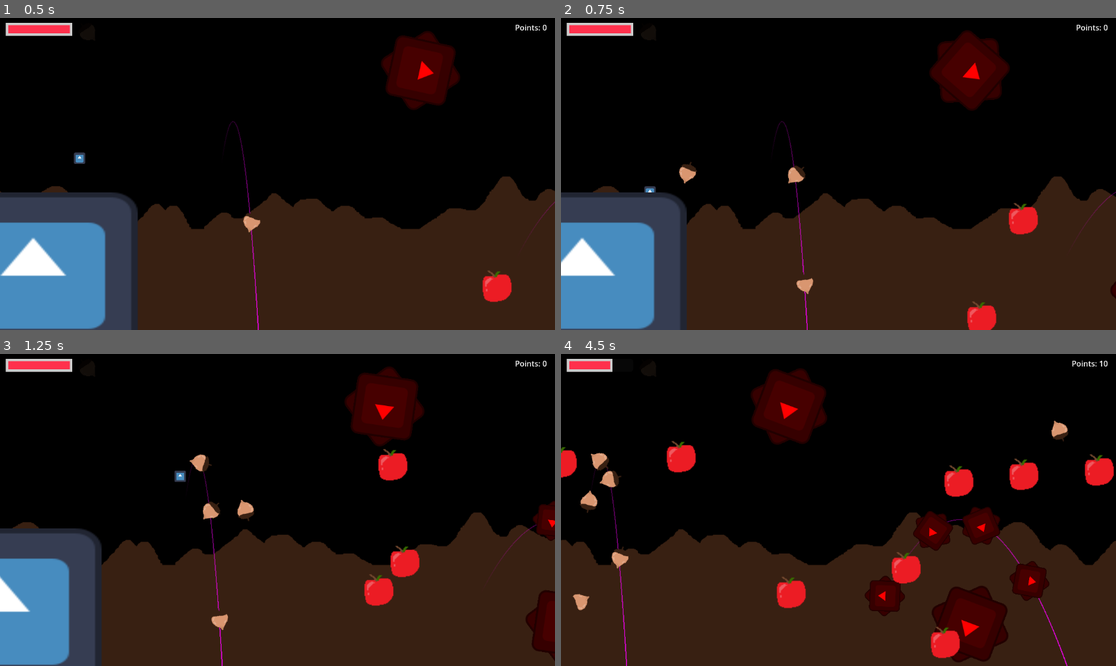
Above: before the commit, frames 1-4 (two rows, left to right).
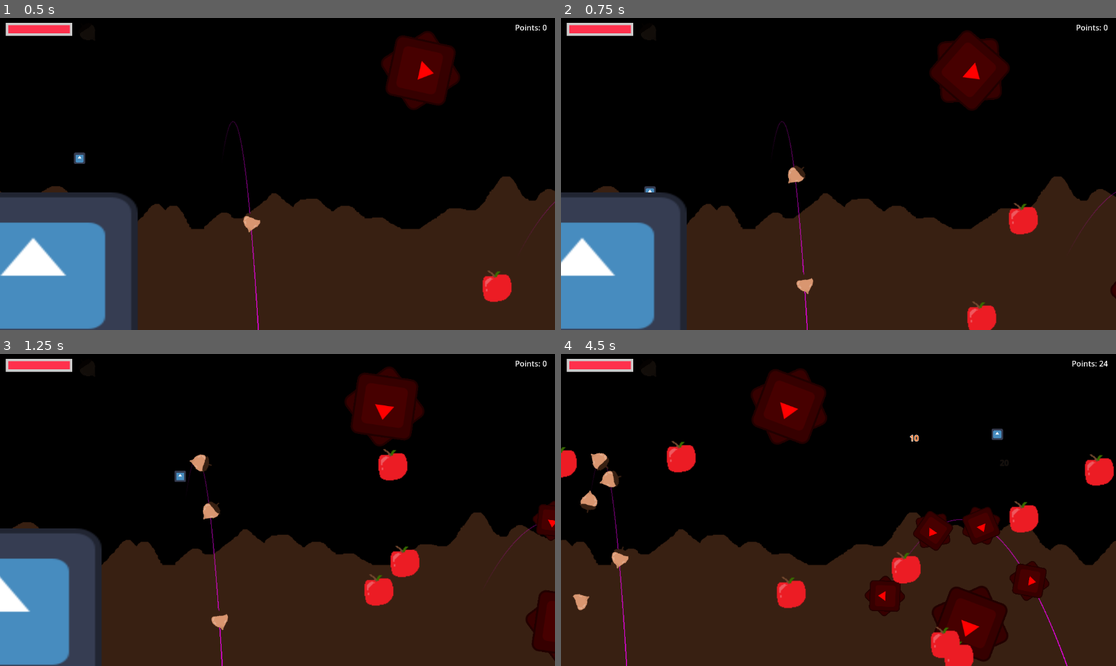
Above: after the commit, the same moments.

Repository: Kurooco/HonorsProject
Game: Godot game, scene res://globals/level_handler.tscn
Same seed, same stepped clock (60 frames per second), same inputs: the game is played once before the commit and once after it. The engine's default icon, where the game draws it, is replaced by a stand-in: a white triangle on a blue panel in a dark square.
Inputs:
- Up to frame 1 (0.5 s): no input
- Up to frame 2 (0.75 s): hold Right (right) from 0.53 s (still down); hold Space (shoot) from 0.53 s (still down)
- Up to frame 3 (1.25 s): keep holding Right (right); keep holding Space (shoot); tap Up (jump) at 0.77 s
- Up to frame 4 (4.5 s): release Space (shoot) at 1.28 s; tap Down (dive) at 1.35 s; tap Up (jump) at 1.52, 3.02, 3.77 s; tap Space (shoot) at 1.55, 2.85, 3.8, 4.35 s; release Right (right) at 2.03 s; hold Left (left) 2.03-2.78 s; hold Space (shoot) 2.03-2.78 s; hold Right (right) 2.78-4.28 s; hold Down (dive) 3.53-4.28 s; hold Left (left) from 4.28 s (still down)

Frame 1 is identical in both runs. In frame 2, 0.1% of the frame differs, in the area x 21-25%, y 46-54%; in frame 3, 0.1%; in frame 4, 2.0%, in the area x 8-99%, y 1-100%.

Commit message:
adjusted enemies and removed acorn weight

Diff:
--- a/scenes/components/death_handler.gd
+++ b/scenes/components/death_handler.gd
@@ -2,6 +2,8 @@
 
 @export var scene_root : Node
 @export var health_component : HealthComponent
+@export var point_awarder : Node
+@export var point_worth : int
 
 # Called when the node enters the scene tree for the first time.
 func _ready():
@@ -10,3 +12,5 @@
 
 func die():
 	scene_root.queue_free()
+	if(is_instance_valid(point_awarder)):
+		point_awarder.award_points(point_worth)
--- a/scenes/level_objects/hazards/enemy.gd
+++ b/scenes/level_objects/hazards/enemy.gd
@@ -1,8 +1,8 @@
 extends CharacterBody2D
 
 
-const SPEED = 45.0
-const ATTACK_SPEED = 25
+const SPEED = 25.0
+const ATTACK_SPEED = 15
 const MAX_JUMP_VELOCITY = -500.0
 const JUMP_VELOCITY_DECLINE = 100
 const BOUNCE_VELOCITY = -400
--- a/scenes/level_objects/hazards/enemy.tscn
+++ b/scenes/level_objects/hazards/enemy.tscn
@@ -6,6 +6,7 @@
 [ext_resource type="PackedScene" uid="uid://k141qqnjhfun" path="res://scenes/components/health_component.tscn" id="4_bbkmn"]
 [ext_resource type="PackedScene" uid="uid://bkp0jvpu4joh5" path="res://scenes/components/hurt_box.tscn" id="5_5ky15"]
 [ext_resource type="PackedScene" uid="uid://mis4ukjv3ob3" path="res://scenes/components/death_handler.tscn" id="6_5sfx2"]
+[ext_resource type="PackedScene" uid="uid://b7wsoqjunvbbs" path="res://scenes/ui/point_awarder.tscn" id="7_5ky15"]
 
 [sub_resource type="RectangleShape2D" id="RectangleShape2D_kuaqs"]
 
@@ -14,8 +15,10 @@
 [sub_resource type="RectangleShape2D" id="RectangleShape2D_8d4ng"]
 
 [sub_resource type="RectangleShape2D" id="RectangleShape2D_laihp"]
+size = Vector2(36, 35)
 
 [node name="Enemy" type="CharacterBody2D" groups=["enemy"]]
+scale = Vector2(2, 2)
 collision_layer = 0
 script = ExtResource("1_kuaqs")
 
@@ -48,11 +51,16 @@
 health_component = NodePath("../HealthComponent")
 
 [node name="CollisionShape2D" type="CollisionShape2D" parent="HurtBox"]
+position = Vector2(4, 0.5)
 shape = SubResource("RectangleShape2D_laihp")
 
-[node name="DeathHandler" parent="." node_paths=PackedStringArray("scene_root", "health_component") instance=ExtResource("6_5sfx2")]
+[node name="DeathHandler" parent="." node_paths=PackedStringArray("scene_root", "health_component", "point_awarder") instance=ExtResource("6_5sfx2")]
 scene_root = NodePath("..")
 health_component = NodePath("../HealthComponent")
+point_awarder = NodePath("../PointAwarder")
+point_worth = 200
+
+[node name="PointAwarder" parent="." instance=ExtResource("7_5ky15")]
 
 [connection signal="area_entered" from="DetectionArea" to="." method="_on_detection_area_area_entered"]
 [connection signal="timeout" from="JumpTimer" to="." method="_on_jump_timer_timeout"]
--- a/scenes/player/player.gd
+++ b/scenes/player/player.gd
@@ -20,7 +20,7 @@
 func _physics_process(delta):
 	# Add the gravity.
 	if not is_on_floor():
-		velocity += get_gravity() * delta * (acorns/3 + 1)
+		velocity += get_gravity() * delta #* (acorns/6 + 1)
 	var relative_position = position - get_viewport().get_camera_2d().position
 	if(relative_position.y < -get_viewport_rect().size.y/2):
 		velocity += get_gravity() * delta * 2
@@ -46,7 +46,7 @@
 	else:
 		modulate = Color.WHITE
 
-	if(Input.is_action_just_pressed("shoot")): #&& acorns > 0):
+	if(Input.is_action_just_pressed("shoot") && acorns > 0):
 		shoot_acorn(last_direction)
 
 	move_and_slide()
@@ -60,7 +60,7 @@
 		area.jump_on()
 		consecutive_bounces += 1
 		$PointAwarder.award_points(10*min(consecutive_bounces, 10))
-	elif(area is Acorn && Input.is_action_pressed("shoot") && acorns < max_acorns):
+	elif(area is Acorn && acorns < max_acorns): # && Input.is_action_pressed("shoot") &&
 		area.collect()
 		acorns += 1
 
Not shown: 1 places in scenes/level_objects/hazards/enemy.tscn that only renumber resources
